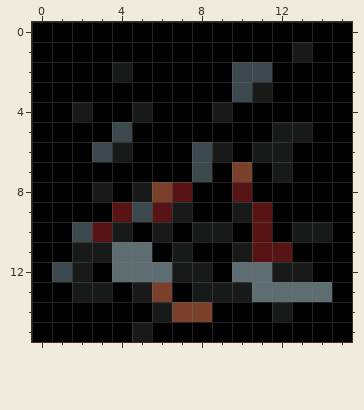
Pixel-art sprite, stored at tiles/rubble.png. Above, as it was before the edit.
The file is 16x16 pixels.
Now the later version:
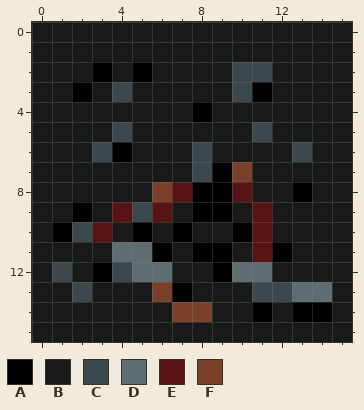
Palette (. is transparent): A #000000  B #181a1a  C #3b494f  D #5d6d72  E #581414  F #7b402a
The edit:
Changed rows in their new state; - is an unchanged pixel.
first column x 0:
 0 BBBBBBBBBBBBBBBB
 1 BBBBBBBBBBBBB-BB
 2 BBB---BBBB--BBBB
 3 BB-BCBBBBB-ABBBB
 4 BB-BB-BB--BBBBBB
 5 BBBB-BBBBBBC--BB
 6 BBB-ABBB--B--CBB
 7 BBBBBBBB---B-BBB
 8 BBB-B------BB-BB
 9 BB-B--------BBBB
10 B-----------B--B
11 BB----------ABBB
12 B---C---------BB
13 BBC-B------CC--B
14 BBBBBB---BB----B
15 BBBBB-BBBBBBBBBB
Changed places in both pictures, as pixel boxes (x1, y1, x2, y2):
changed: (32, 22, 352, 342)
